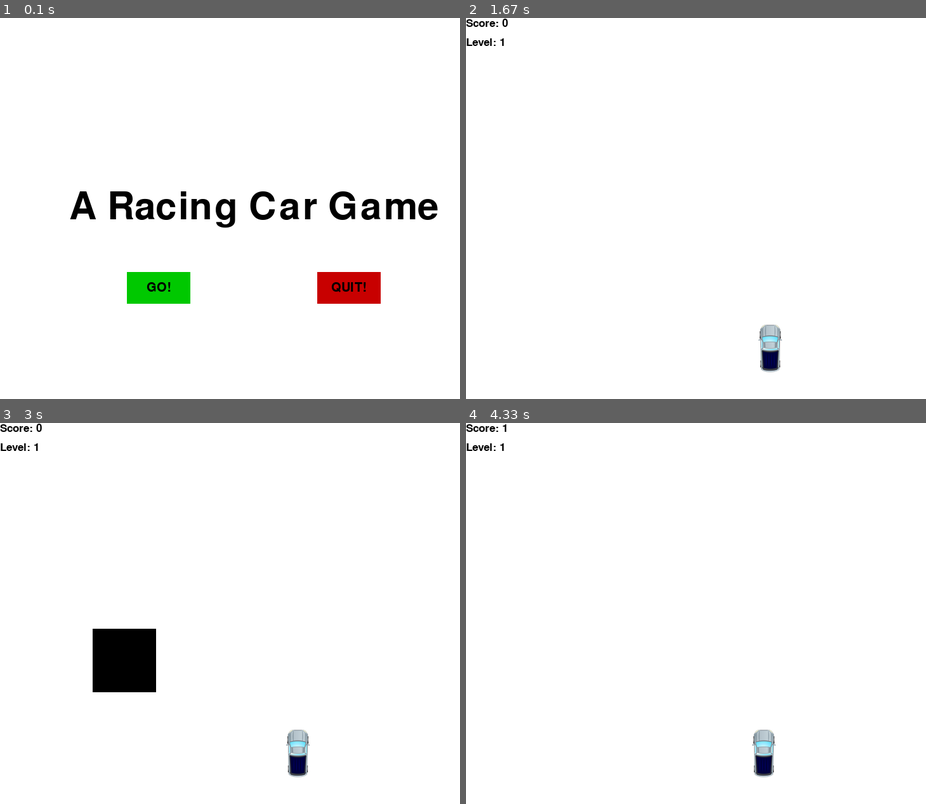
Above: before the commit, frames 1-4 (two rows, left to right).
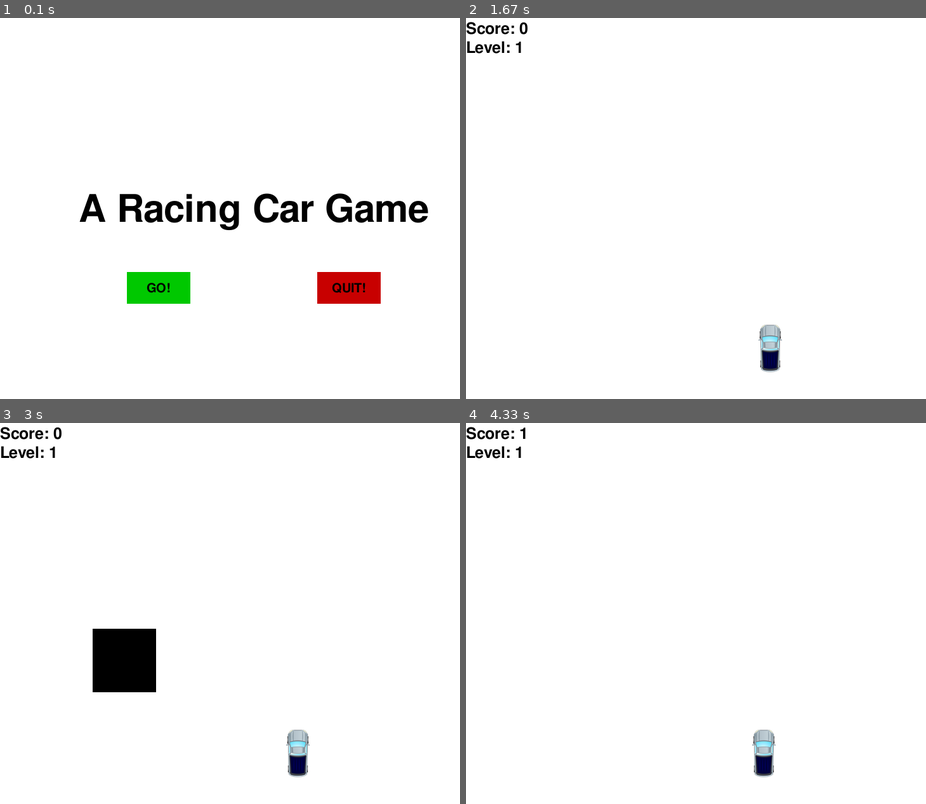
Above: after the commit, the same moments.

Repository: yan-ren/Pygame_playground
Game: pygame game, started from racing_car/racing.py
Two runs of this game, one before a commit and one after it. Both use one fixed random seed, a clock stepped at 60 frames per second and the inputs below.
Inputs:
- Up to frame 1 (0.1 s): no input
- Up to frame 2 (1.67 s): click "GO!" at 0.38 s; tap P at 0.67 s; click "Continue!" at 1.05 s; hold Right from 1.33 s (still down)
- Up to frame 3 (3 s): release Right at 1.8 s; hold Right 1.83-2.3 s; hold Left 2.33-2.87 s; hold Left from 2.9 s (still down)
- Up to frame 4 (4.33 s): release Left at 3.3 s; hold Right 3.33-3.97 s; hold Left from 4 s (still down)

The runs differ from the first frame. In frame 1, 3.2% of the frame differs, in the area x 15-96%, y 45-73%; in frame 2, 0.5%; in frame 3, 0.5%; in frame 4, 0.4%.

Commit message:
add build script

Diff:
--- /dev/null
+++ b/cx-build.py
@@ -0,0 +1,10 @@
+import cx_Freeze
+
+executables = [cx_Freeze.Executable("./racing_car/racing.py")]
+
+cx_Freeze.setup(
+    name="Racing Car",
+    options={"build_exe": {"packages":["pygame"],
+                           "include_files":["./racing_car/img/", "./racing_car/audio/", "./racing_car/fonts/", "./racing_car/modules/"]}},
+    executables = executables
+)
--- a/racing_car/utils.py
+++ b/racing_car/modules/utils.py
@@ -1,5 +1,5 @@
 # This module contains the utility functions in the game
-from racing_car import constants
+from modules import constants
 
 
 def calculate_level(score):
--- a/racing_car/racing.py
+++ b/racing_car/racing.py
@@ -1,26 +1,26 @@
 import pygame, sys
 import random
-from racing_car.constants import *
-from racing_car import utils
+from modules.constants import *
+from modules import utils
 
 pygame.init()
-crash_sound = pygame.mixer.Sound("./Crash.wav")
-pygame.mixer.music.load("./HandClap.wav")
+crash_sound = pygame.mixer.Sound("audio/Crash.wav")
+pygame.mixer.music.load("audio/HandClap.wav")
 display = pygame.display.set_mode((WINDOW_WIDTH, WINDOW_HEIGHT))
 pygame.display.set_caption('Race Car')
 clock = pygame.time.Clock()
-car = pygame.image.load('./img/car1.png').convert_alpha()
-pygame.display.set_icon(pygame.image.load('./img/car_icon.png').convert_alpha())
+car = pygame.image.load('img/car1.png').convert_alpha()
+pygame.display.set_icon(pygame.image.load('img/car_icon.png').convert_alpha())
 
 
 def display_score(score):
-    font = pygame.font.SysFont(None, 25)
+    font = pygame.font.Font("fonts/freesansbold.ttf", 25)
     text = font.render("Score: " + str(score), True, BLACK)
     display.blit(text, (0, 0))
 
 
 def display_level(level):
-    font = pygame.font.SysFont(None, 25)
+    font = pygame.font.Font("fonts/freesansbold.ttf", 25)
     text = font.render("Level: " + str(level), True, BLACK)
     display.blit(text, (0, 30))
 
@@ -70,7 +70,7 @@
 
 
 def message_display(msg):
-    text_style = pygame.font.Font('freesansbold.ttf', 100)
+    text_style = pygame.font.Font('fonts/freesansbold.ttf', 100)
     text_surf = text_style.render(msg, True, BLACK)
     text_rect = text_surf.get_rect()
     text_rect.center = (WINDOW_WIDTH / 2, WINDOW_HEIGHT / 2)
@@ -89,7 +89,7 @@
     else:
         pygame.draw.rect(display, normal_color, (x, y, width, height))
 
-    text_style = pygame.font.Font('freesansbold.ttf', 20)
+    text_style = pygame.font.Font('fonts/freesansbold.ttf', 20)
     text_surf = text_style.render(text, True, BLACK)
     text_rect = text_surf.get_rect()
     text_rect.center = (x + width / 2, y + height / 2)
@@ -113,7 +113,7 @@
 
         # display
         display.fill(WHITE)
-        text_style = pygame.font.Font('freesansbold.ttf', 60)
+        text_style = pygame.font.Font('fonts/freesansbold.ttf', 60)
         text_surf = text_style.render("A Racing Car Game", True, BLACK)
         text_rect = text_surf.get_rect()
         text_rect.center = (WINDOW_WIDTH / 2, WINDOW_HEIGHT / 2)
Binary file added: racing_car/fonts/freesansbold.ttf
Renamed: racing_car/constants.py -> racing_car/modules/constants.py
Not shown, added: requirements.txt
Not shown, added: .gitignore
Not shown, added: racing_car/audio/Crash.wav
Not shown, added: racing_car/audio/HandClap.mp3
Not shown, added: racing_car/audio/HandClap.wav
